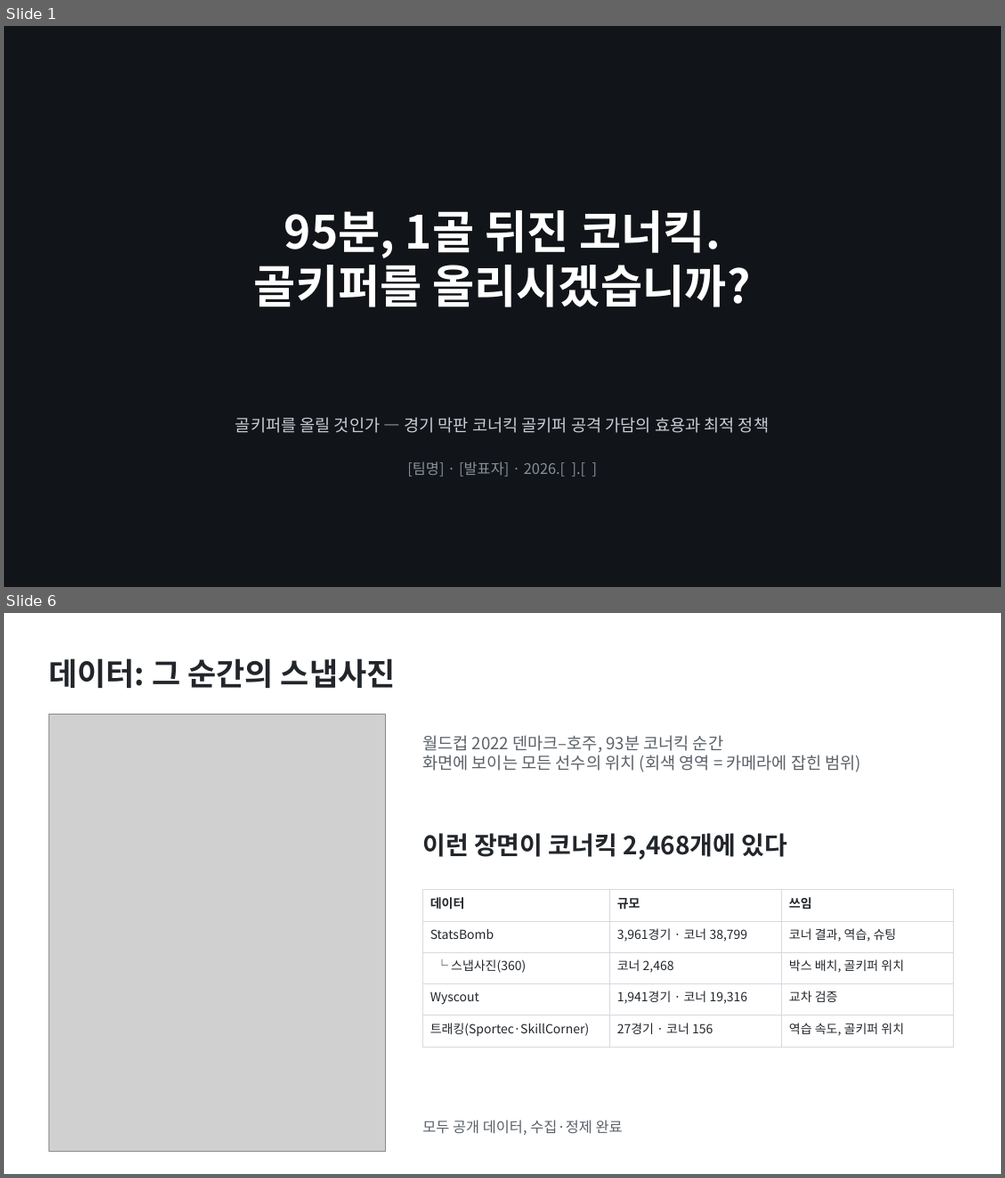
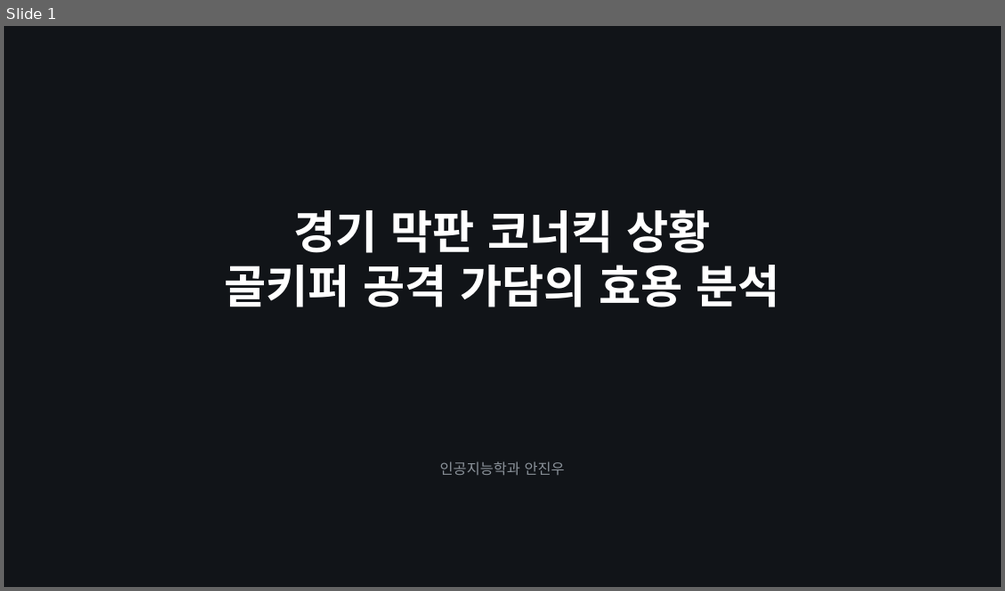
Before and after one commit to JJ1NNU/FootballDataAnalyticsProject, a slide deck: docs/slides/gk_corner_proposal.pptx. Shown one above the other, each under a label of ours: slides 1 and 6 before the commit, slide 1 after it; the slides between them are not shown. The pictures are 1005x1178 and 1005x591 pixels, drawn with LibreOffice and Linux fonts; fonts in the diff are those of the drawing; grey boxes stand for pictures. Boxes give left, top, right and bottom in pixels: in the first picture for what was removed or moved away, otherwise in the second. Text is boxed around its words. In the diff, an @@ line names an element or a change of style, - is before the commit and + after.

```diff
--- a/docs/slides/gk_corner_proposal.pptx
+++ b/docs/slides/gk_corner_proposal.pptx
@@ slide 6 removed at <box>4,613,1001,1174</box>, background #FFFFFF @@
@@ text removed at <box>48,658,396,688</box> @@
-데이터: 그 순간의 스냅사진
@@ picture removed at <box>48,714,386,1151</box> @@
@@ text removed at <box>422,735,862,772</box> @@
-월드컵 2022 덴마크–호주, 93분 코너킥 순간
-화면에 보이는 모든 선수의 위치 (회색 영역 = 카메라에 잡힌 범위)
@@ text removed at <box>422,833,788,860</box> @@
-이런 장면이 코너킥 2,468개에 있다
@@ table removed at <box>423,890,954,1039</box>, 5 rows, 3 columns @@
-데이터 | 규모 | 쓰임
-StatsBomb | 3,961경기 · 코너 38,799 | 코너 결과, 역습, 슈팅
-└ 스냅사진(360) | 코너 2,468 | 박스 배치, 골키퍼 위치
-Wyscout | 1,941경기 · 코너 19,316 | 교차 검증
-트래킹(Sportec·SkillCorner) | 27경기 · 코너 156 | 역습 속도, 골키퍼 위치
@@ text removed at <box>422,1119,623,1135</box> @@
-모두 공개 데이터, 수집·정제 완료
@@ slide 1 changed as well @@
@@ text at <box>224,209,779,307</box>: text changed @@
-95분, 1골 뒤진 코너킥.
-골키퍼를 올리시겠습니까?
+경기 막판 코너킥 상황
+골키퍼 공격 가담의 효용 분석
@@ text removed at <box>235,417,769,433</box> @@
-골키퍼를 올릴 것인가 — 경기 막판 코너킥 골키퍼 공격 가담의 효용과 최적 정책
@@ text at <box>440,461,565,475</box>: text changed @@
-[팀명] · [발표자] · 2026.[ ].[ ]
+인공지능학과 안진우
```
Also in this commit, not shown: 3 other slides changed, 8 slides added, 8 other slides removed, 3 other files.
